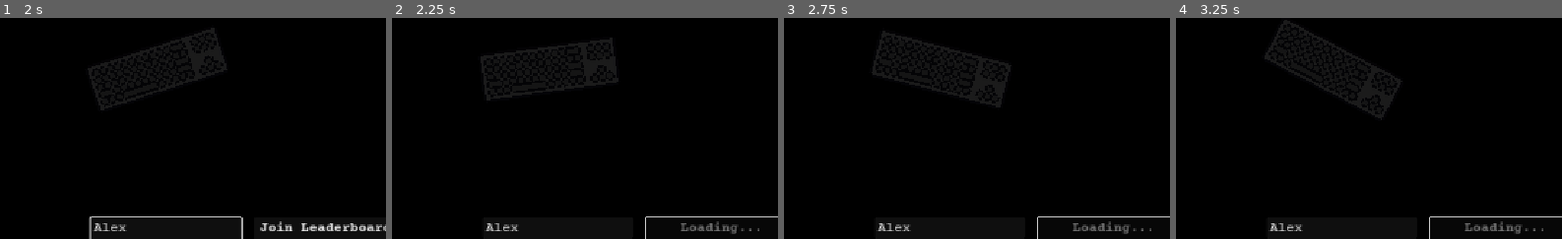
Above: before the commit, frames 1-4 (left to right).
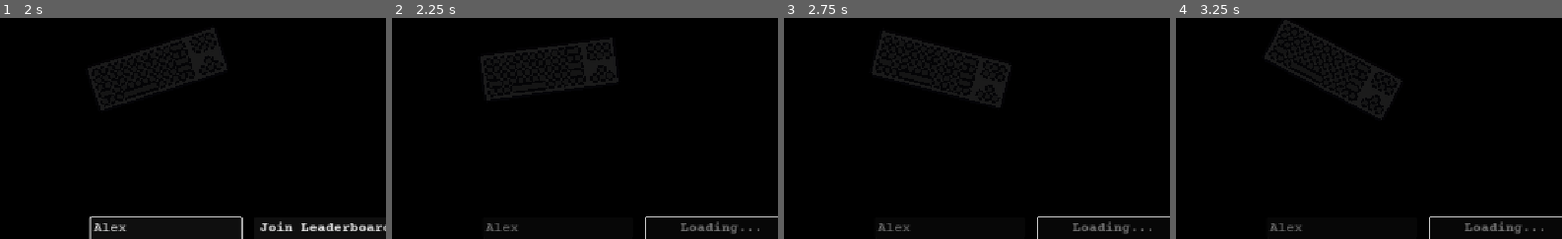
Above: after the commit, the same moments.

Repository: MadAvidCoder/CodeClicker
Game: Godot game, scene res://main.tscn
Two runs of this game, one before a commit and one after it. Both use one fixed random seed, a clock stepped at 60 frames per second and the inputs below.
Inputs (mouse positions are % of the whole screen's width and height, from its top left):
- Up to frame 1 (2 s): click (3, 9) at 0.5 s; click (38, 90) at 1.27 s; type "Alex" at 1.35 s
- Up to frame 2 (2.25 s): click "Join Leaderboard!" at 2 s
- Up to frame 3 (2.75 s): no input
- Up to frame 4 (3.25 s): click (37, 54) at 2.75 s
The pictures show only the part of the screen within x 17-66%, y 42-92%; the shares and areas given below are measured in that part.

Frame 1 is identical in both runs. In frame 2, 0.2% of the frame differs, in the area x 23-33%, y 92-97%; in frame 3, 0.2%; in frame 4, 0.2%.

Commit message:
Update leaderboard once joined
Your score will now automatically update on the leaderboard continuously once you've joined

Diff:
--- a/leaderboard.gd
+++ b/leaderboard.gd
@@ -7,8 +7,12 @@
 @onready var main = $".."
 @onready var button = $Button
 
+var joined = false
 var req_buf = []
 var cur_req = null
+var last = 0
+var last_score
+var user
 
 func _process(delta: float) -> void:
 	if not cur_req and len(req_buf) != 0:
@@ -17,6 +21,13 @@
 		match cur_req:
 			"fetch": fetch_leaderboard()
 			"add": submit_score(req[1], req[2])
+	if joined:
+		last += delta
+		if last > 5:
+			if last_score != main.score:
+				last_score = main.score
+				last = 0
+				req_buf.append(["add", user, main.score])
 
 func fetch_leaderboard():
 	var url = "https://clicker.madavidcoder.hackclub.app/leaderboard"
@@ -34,6 +45,7 @@
 				"add":
 					button.text = "Already Joined!"
 					button.disabled = true
+					joined = true
 					var leaderboard = json.data
 					update_leaderboard_display(leaderboard)
 		else:
@@ -64,6 +76,8 @@
 func _on_button_pressed() -> void:
 	button.text = "Loading..."
 	button.disabled = true
+	line_edit.editable = false
+	user = line_edit.text
 	req_buf.append(["add", line_edit.text, main.score])
 
 func update_leaderboard_display(data):
@@ -76,7 +90,10 @@
 	hide()
 
 func _on_leader_button_pressed() -> void:
-	req_buf.append(["fetch"])
+	if joined:
+		req_buf.append(["add", user, main.score])
+	else:
+		req_buf.append(["fetch"])
 	for child in container.get_children():
 		child.queue_free()
 	var card = entry.instantiate()
